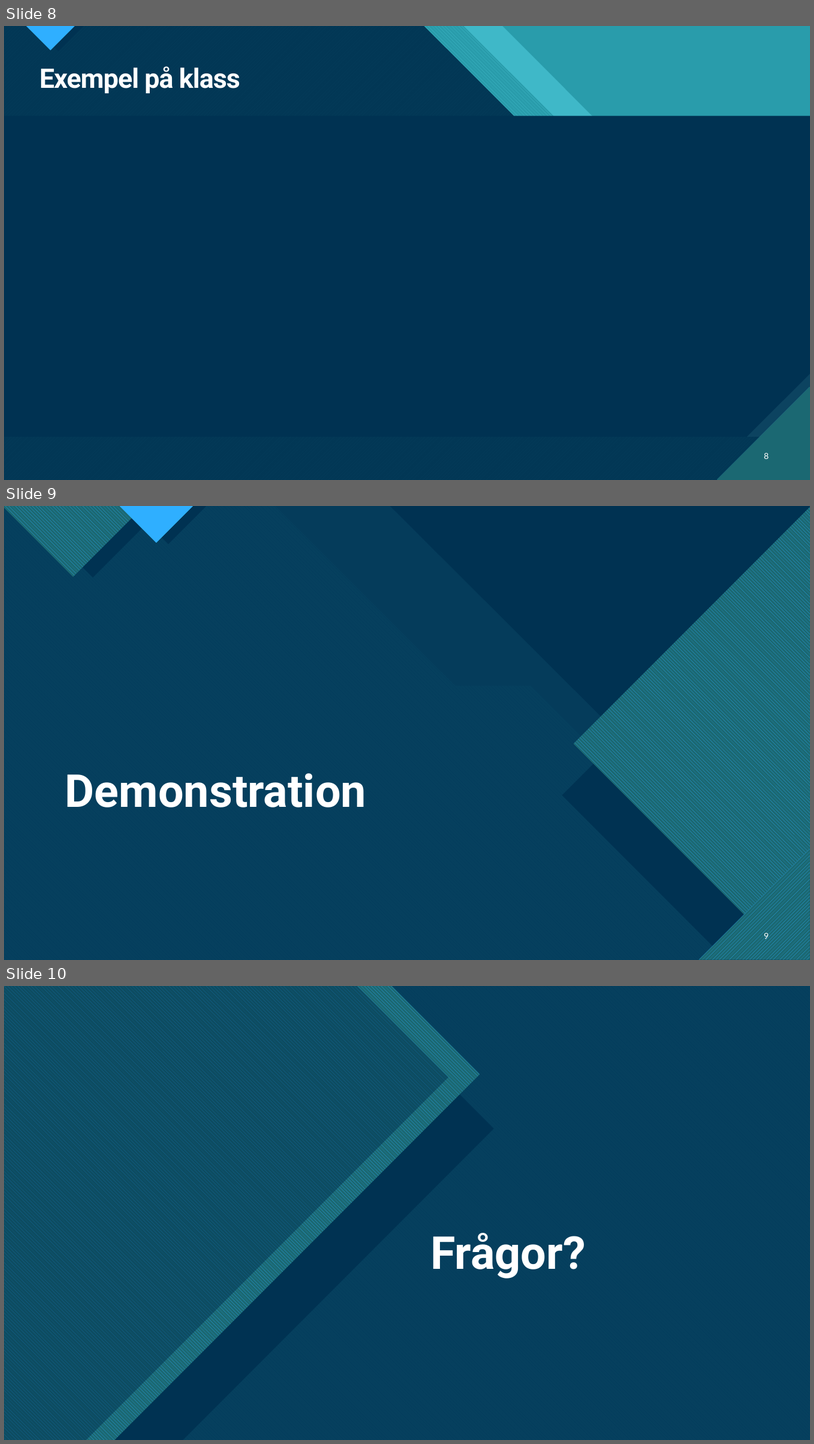
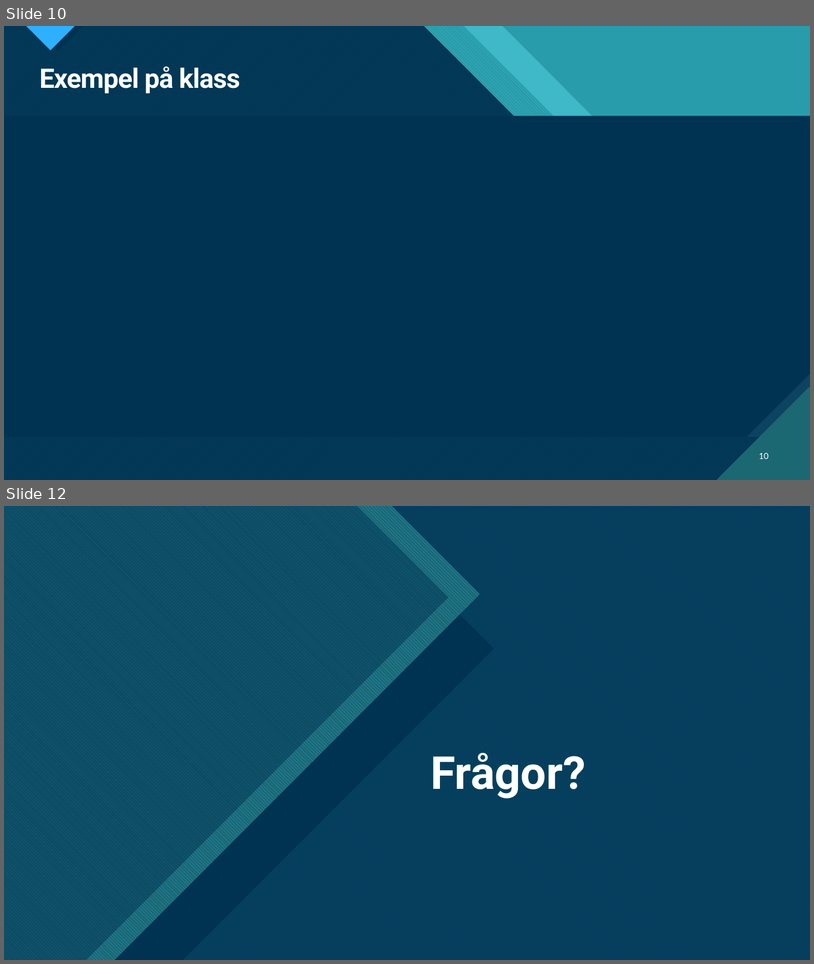
Before and after one commit to Albin0208/Parser-in-ruby, a slide deck: documentation/Cobra presentation.pptx. Shown one above the other, each under a label of ours: slides 8, 9 and 10 before the commit, slides 10 and 12 after it; the slides between them are not shown. The pictures are 814x1444 and 814x964 pixels, drawn with LibreOffice and Linux fonts; fonts in the diff are those of the drawing. Boxes give left, top, right and bottom in pixels: in the first picture for what was removed or moved away, otherwise in the second. Text is boxed around its words. In the diff, an @@ line names an element or a change of style, - is before the commit and + after.

```diff
--- a/documentation/Cobra presentation.pptx
+++ b/documentation/Cobra presentation.pptx
@@ slide 9 removed at [4,506,810,960], background #FFFFFF; not listed: 10 template elements that a slide beside it also shows @@
@@ rectangle removed at [4,506,810,960] @@
@@ freeform shape removed at [4,506,810,960] @@
@@ freeform shape removed at [4,506,806,960] @@
@@ freeform shape removed at [4,506,144,576] @@
@@ freeform shape removed at [21,506,165,578] @@
@@ freeform shape removed at [120,506,194,543] @@
@@ freeform shape removed at [130,506,207,544] @@
@@ right triangle removed at [390,506,810,925] @@
@@ freeform shape removed at [574,506,810,960] @@
@@ freeform shape removed at [562,547,810,960] @@
@@ title removed at [65,773,366,807] @@
-Demonstration
@@ freeform shape removed at [699,849,810,960] @@
@@ freeform shape removed at [728,877,810,960] @@
@@ page number removed at [764,933,769,941] @@
-9
@@ what was slide 8 is now slide 10 @@
@@ page number at [759,453,769,459]: text changed @@
-8
+10
@@ what was slide 10 is now slide 12 @@
```
Also in this commit, not shown: 3 slides changed, 3 slides added, 3 other files.
